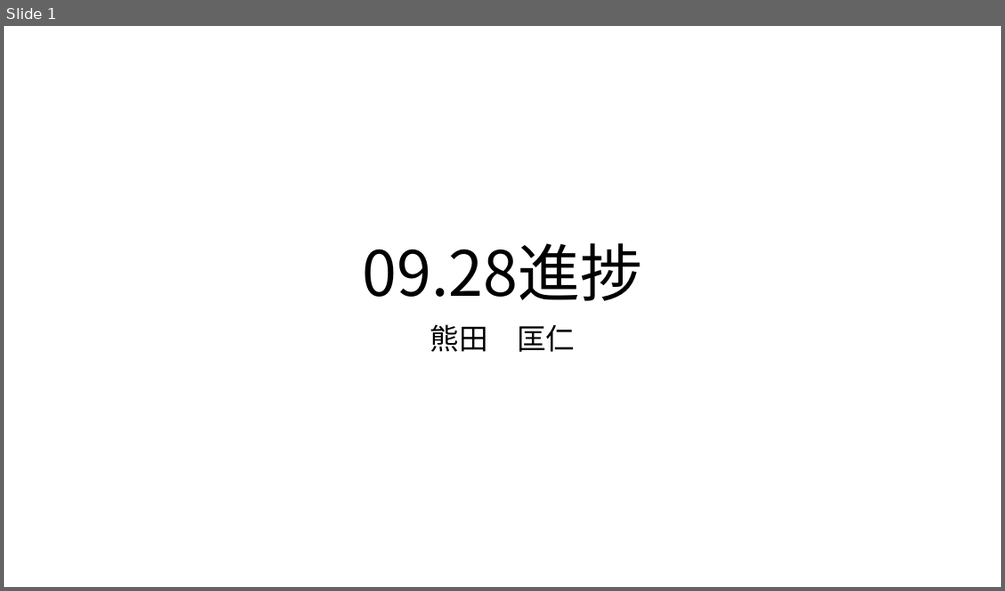
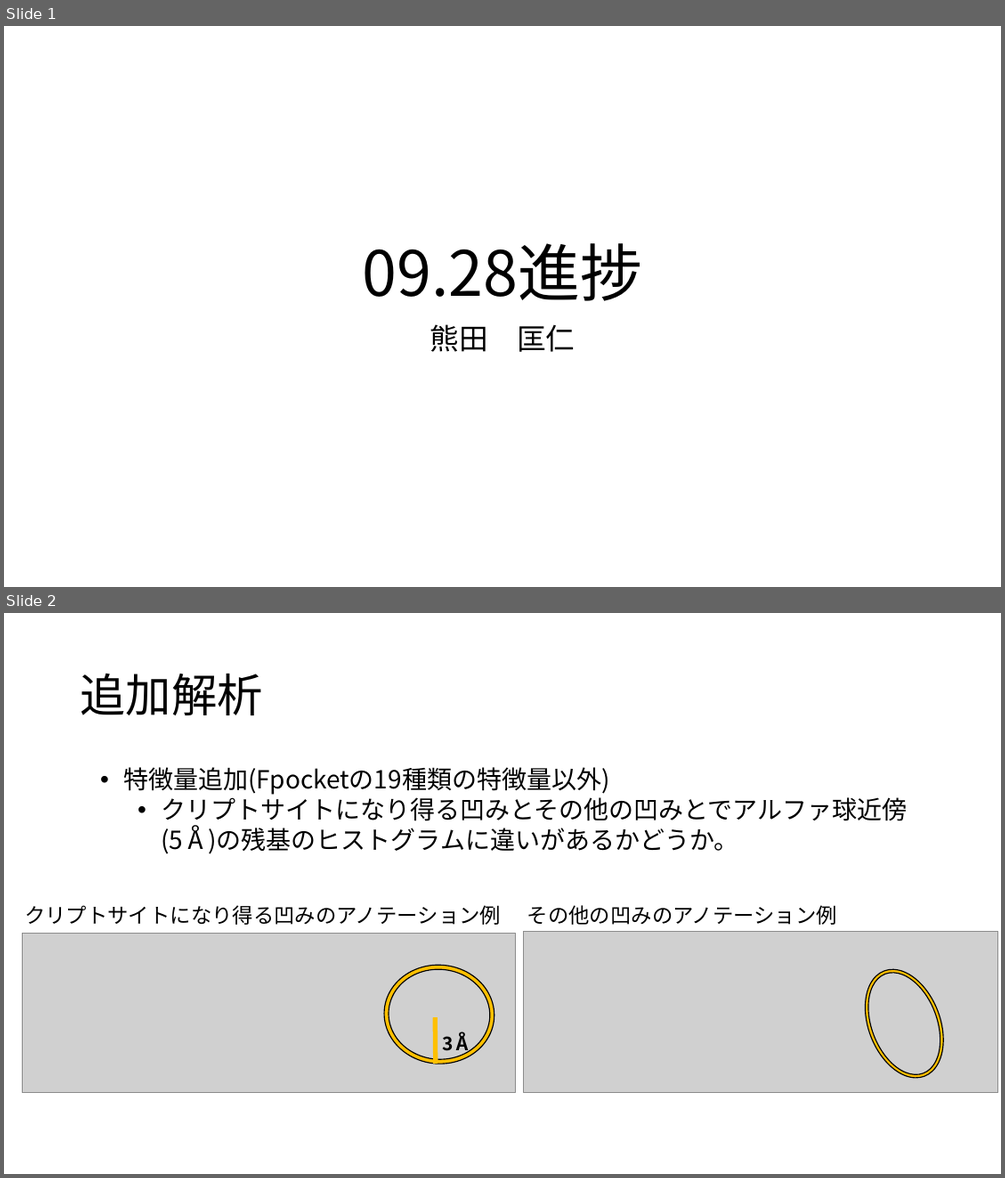
Before and after one commit to MasahitoKumada/research, a slide deck: 2021/doc/進捗0928.pptx. Shown one above the other, each under a label of ours: slide 1 before the commit, slides 1 and 2 after it. The pictures are 1005x591 and 1005x1178 pixels, drawn with LibreOffice and Linux fonts; fonts in the diff are those of the drawing; grey boxes stand for pictures. Boxes give left, top, right and bottom in pixels: in the first picture for what was removed or moved away, otherwise in the second. Text is boxed around its words. In the diff, an @@ line names an element or a change of style, - is before the commit and + after.

```diff
--- a/2021/doc/進捗0928.pptx
+++ b/2021/doc/進捗0928.pptx
@@ slide 2 added at (4, 613, 1001, 1174), background #FFFFFF @@
@@ title added at (80, 674, 262, 715), 44 pt, text #000000 @@
+追加解析
@@ text added at (123, 767, 906, 854), 24 pt, text #000000 @@
+• 特徴量追加(Fpocketの19種類の特徴量以外)
+  • クリプトサイトになり得る凹みとその他の凹みとでアルファ球近傍(5Å)の残基のヒストグラムに違いがあるかどうか。
@@ text added at (24, 905, 501, 925), 20 pt, text #000000 @@
+クリプトサイトになり得る凹みのアノテーション例
@@ text added at (527, 905, 837, 925), 20 pt, text #000000 @@
+その他の凹みのアノテーション例
@@ picture added at (523, 932, 998, 1093) @@
@@ picture added at (22, 933, 516, 1092) @@
@@ donut added at (850, 958, 958, 1089), fill #FFC000, outline #000000 1 pt @@
@@ donut added at (380, 961, 497, 1068), fill #FFC000, outline #000000 1 pt @@
@@ line added from (435, 1018) to (436, 1063), #FFC000 4.5 pt @@
@@ text added at (442, 1031, 471, 1054), 18 pt, text #000000, bold @@
+3Å
```
Also in this commit, not shown: 2 other slides added, 1 slide removed, 2 other files.
